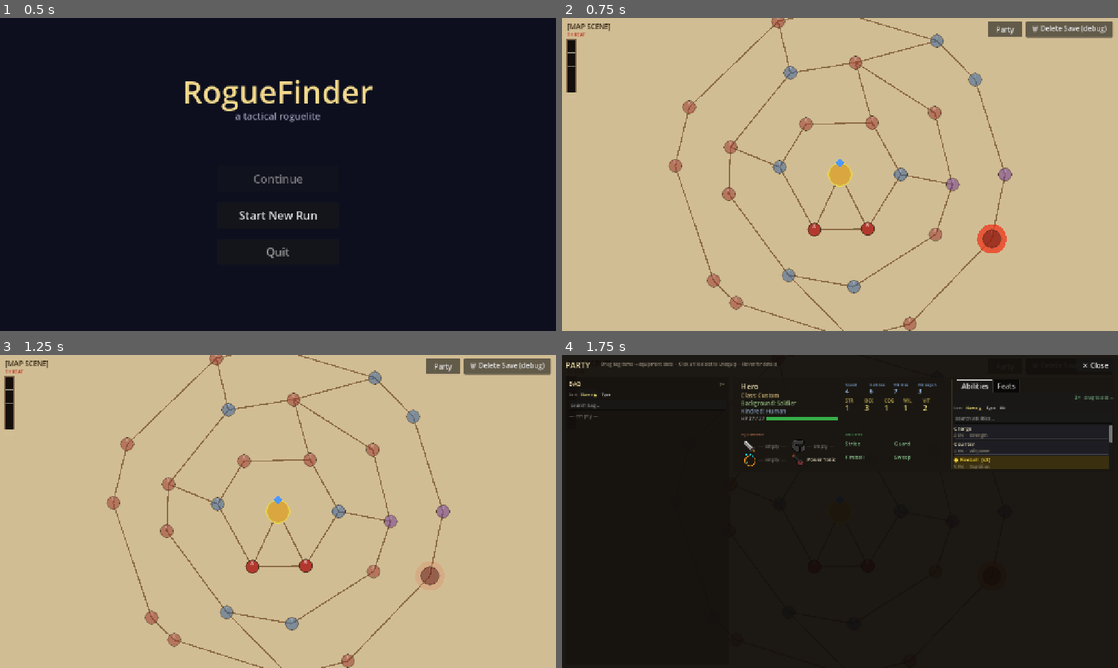
Above: before the commit, frames 1-4 (two rows, left to right).
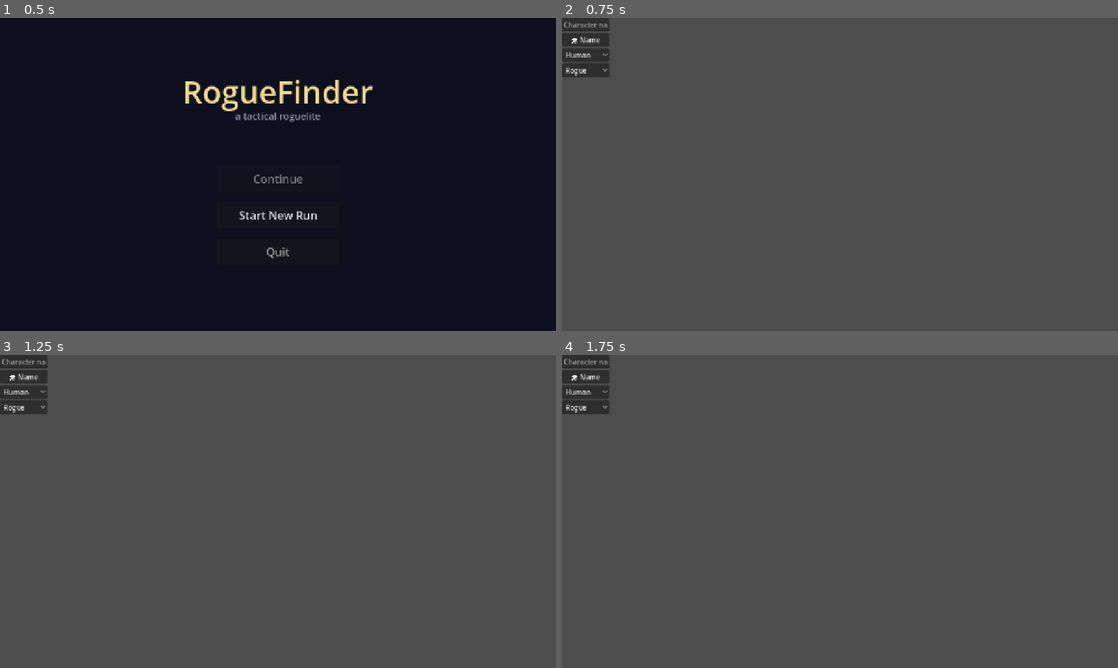
Above: after the commit, the same moments.

Repository: caleb-the-dev/RogueFinder
Game: Godot game, scene res://main.tscn
Same seed, same stepped clock (60 frames per second), same inputs: the game is played once before the commit and once after it.
Inputs (mouse positions are in pixels of both pictures, inside the frame that each line leads up to):
- Up to frame 1 (0.5 s): no input
- Up to frame 2 (0.75 s): click "Start New Run" at 0.5 s
- Up to frame 3 (1.25 s): no input
- Up to frame 4 (1.75 s): click (1006, 367) at 1.25 s, where only the run before the commit has a clickable "Party"

Frame 1 is identical in both runs. In frame 2, 99% of the frame differs, in the area x 0-100%, y 0-100%; in frame 3, 99%; in frame 4, 99%.
Error after the commit: Invalid access to property or key 'display_name' on a base object of type 'Resource (BackgroundData)'. (res://scripts/ui/CharacterCreationManager.gd:38)

Commit message:
feat(creation): route new run through CharacterCreationScene (B2)

Diff:
--- a/rogue-finder/scripts/ui/MainMenuManager.gd
+++ b/rogue-finder/scripts/ui/MainMenuManager.gd
@@ -5,8 +5,9 @@
 ## Title screen. Two paths: continue an existing save or wipe and start fresh.
 ## "Continue" is disabled when no save file exists.
 
-const MAP_SCENE_PATH  := "res://scenes/map/MapScene.tscn"
-const SAVE_PATH       := "user://save.json"
+const MAP_SCENE_PATH      := "res://scenes/map/MapScene.tscn"
+const CREATION_SCENE_PATH := "res://scenes/ui/CharacterCreationScene.tscn"
+const SAVE_PATH           := "user://save.json"
 
 var _continue_btn: Button = null
 
@@ -71,7 +72,7 @@
 func _on_new_run() -> void:
 	GameState.delete_save()
 	GameState.reset()
-	get_tree().change_scene_to_file(MAP_SCENE_PATH)
+	get_tree().change_scene_to_file(CREATION_SCENE_PATH)
 
 func _on_quit() -> void:
 	get_tree().quit()
